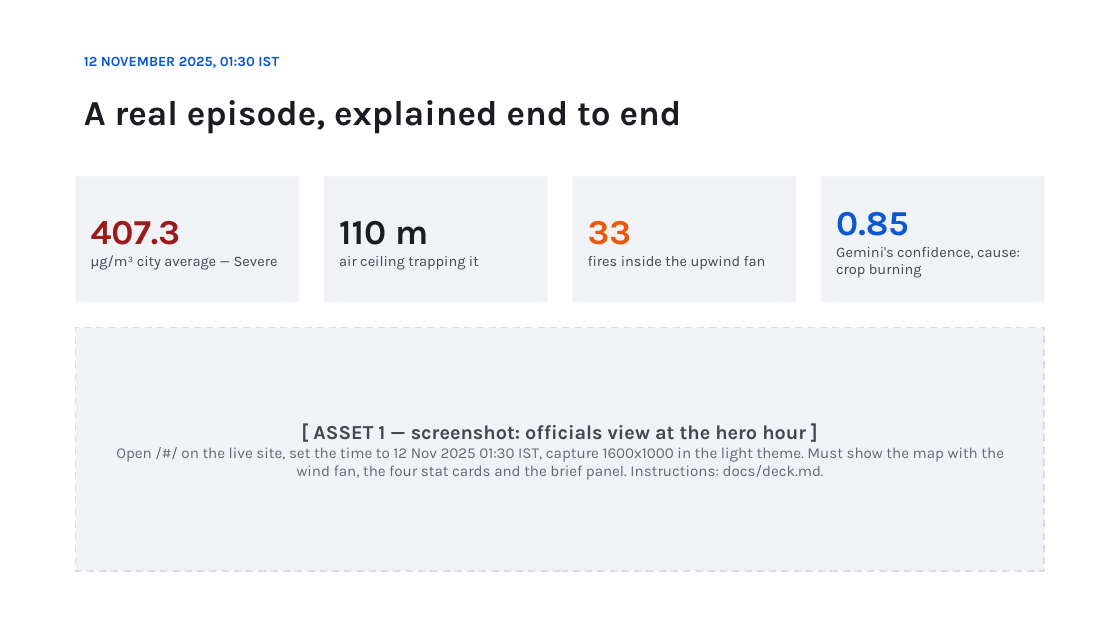
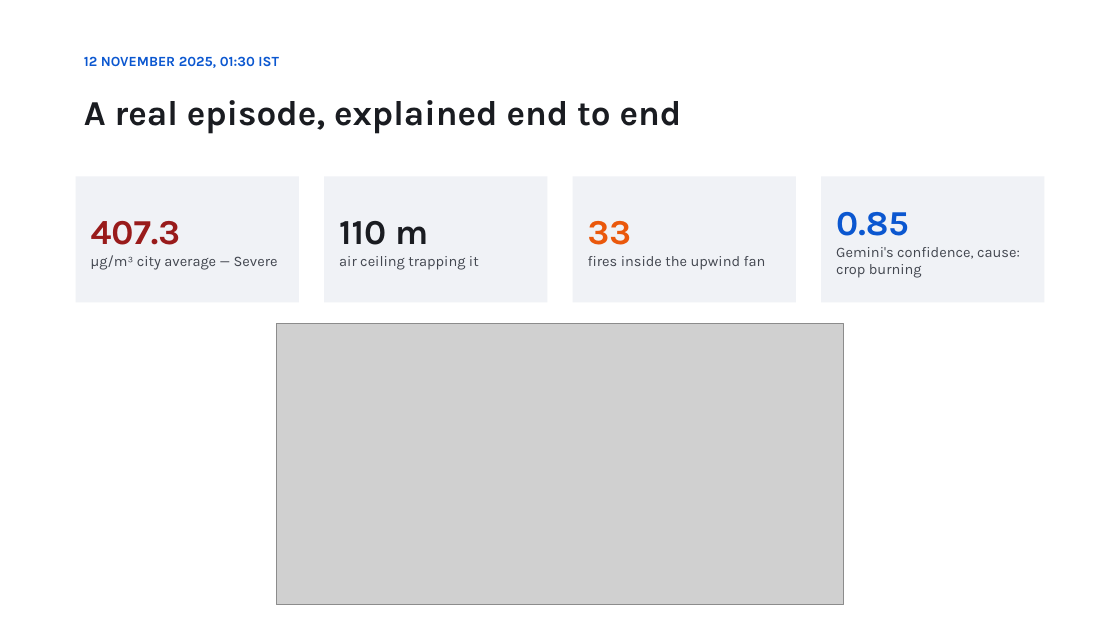
Before and after one commit to DevVaradPatil/vayusetu, a slide deck: slide 4 of docs/VayuSetu.pptx. Drawn at 1120x630 pixels with LibreOffice and Linux fonts; fonts in the diff are those of the drawing; grey boxes stand for pictures. Boxes give left, top, right and bottom in pixels: in the first picture for what was removed or moved away, otherwise in the second. Text is boxed around its words. In the diff, an @@ line names an element or a change of style, - is before the commit and + after.

```diff
--- a/docs/VayuSetu.pptx
+++ b/docs/VayuSetu.pptx
@@ rectangle removed at [76, 328, 1044, 571] @@
-[ ASSET 1 — screenshot: officials view at the hero hour ]
-Open /#/ on the live site, set the time to 12 Nov 2025 01:30 IST, capture 1600x1000 in the light theme. Must show the map with the wind fan, the four stat cards and the brief panel. Instructions: docs/deck.md.
@@ picture added at [276, 323, 844, 605] @@
```
Also in this commit, not shown: 2 other slides changed, 7 other files.
